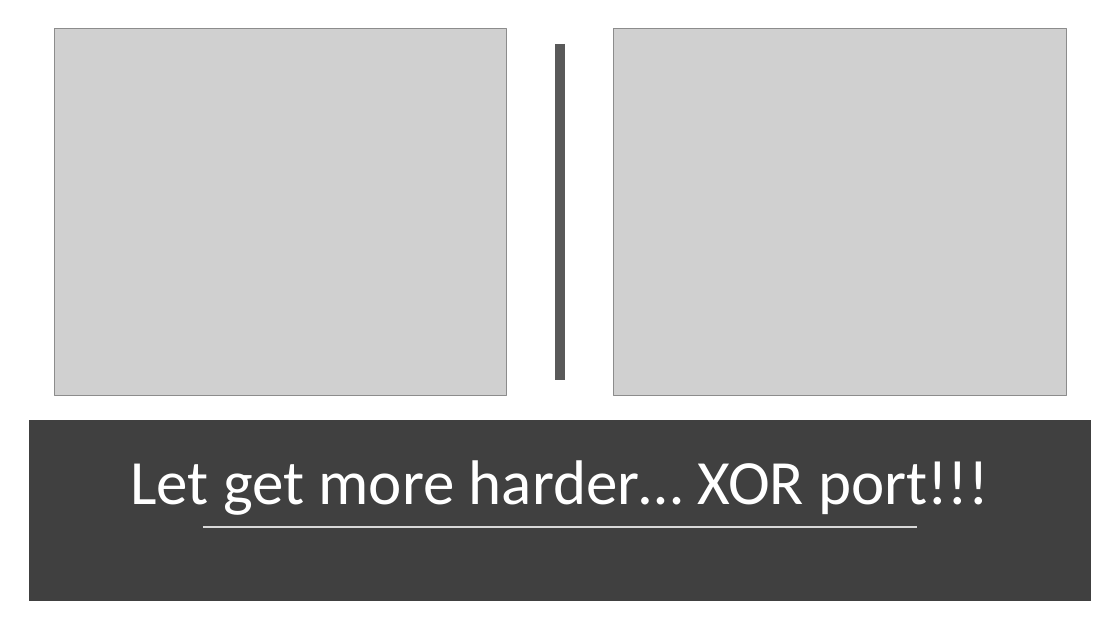
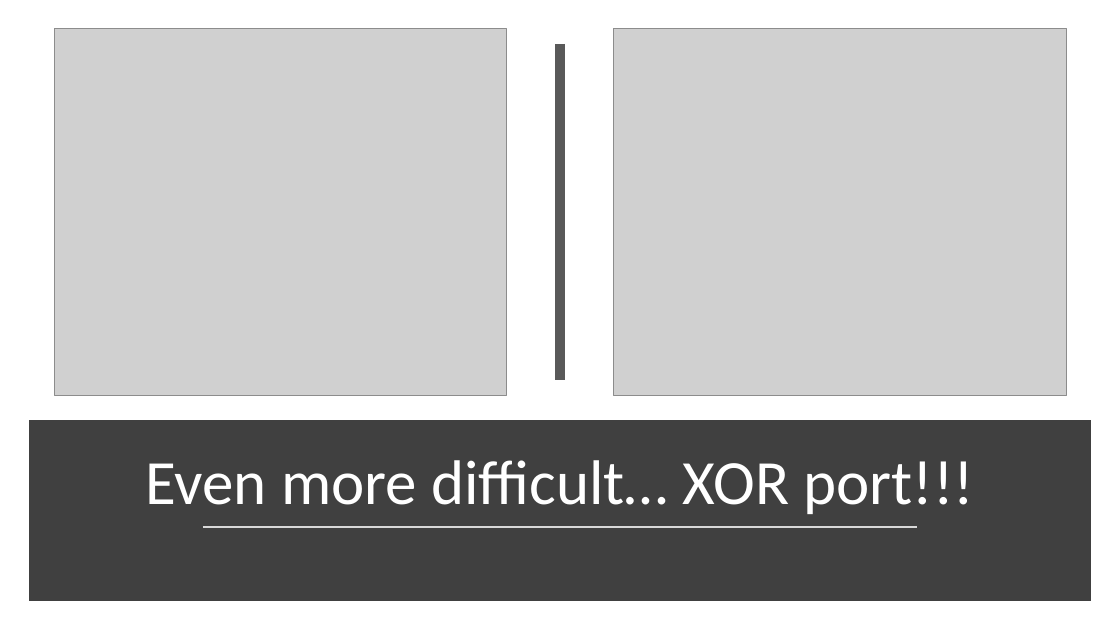
Before and after one commit to mpiffari/ReinforcementLearning2019, a slide deck: slide 27 of Presentation/SDU_SummerSchool_Presentation.pptx (slide 28 before the commit). Drawn at 1120x630 pixels with LibreOffice and Linux fonts; fonts in the diff are those of the drawing; grey boxes stand for pictures. Boxes give left, top, right and bottom in pixels: in the first picture for what was removed or moved away, otherwise in the second. Text is boxed around its words. In the diff, an @@ line names an element or a change of style, - is before the commit and + after.

```diff
--- a/Presentation/SDU_SummerSchool_Presentation.pptx
+++ b/Presentation/SDU_SummerSchool_Presentation.pptx
@@ title at [145, 460, 974, 514]: text changed @@
-Let get more harder… XOR port!!!
+Even more difficult… XOR port!!!
```
Also in this commit, not shown: 12 other slides changed, 8 slides added, 5 slides removed, 4 other files.
